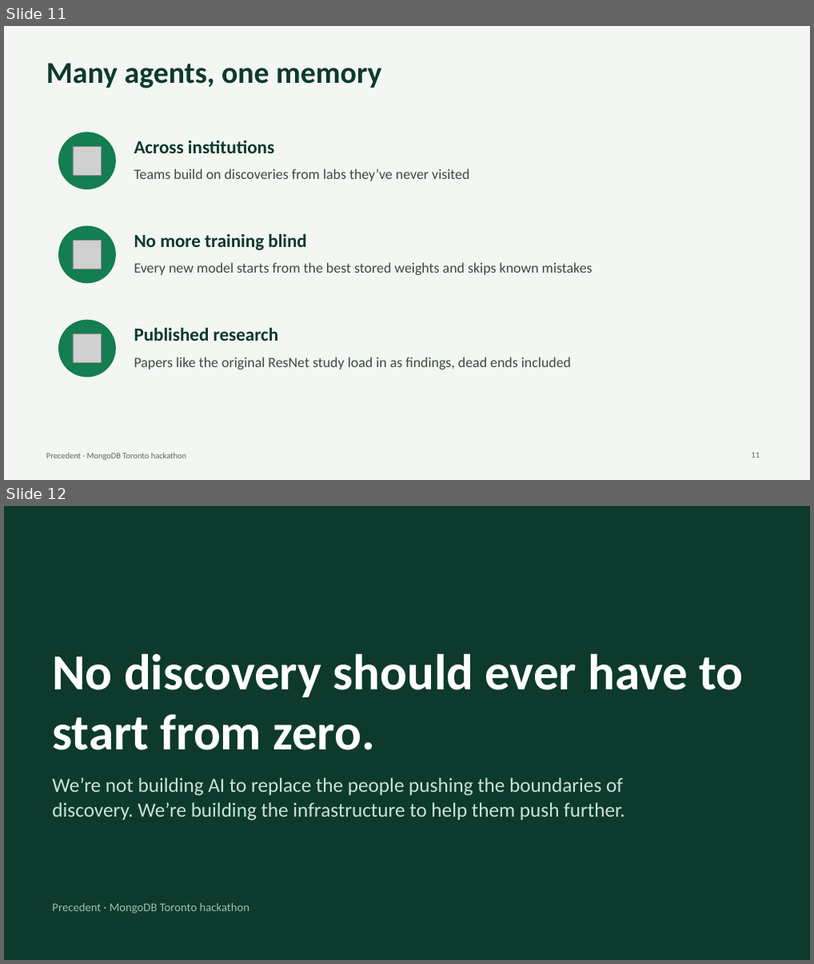
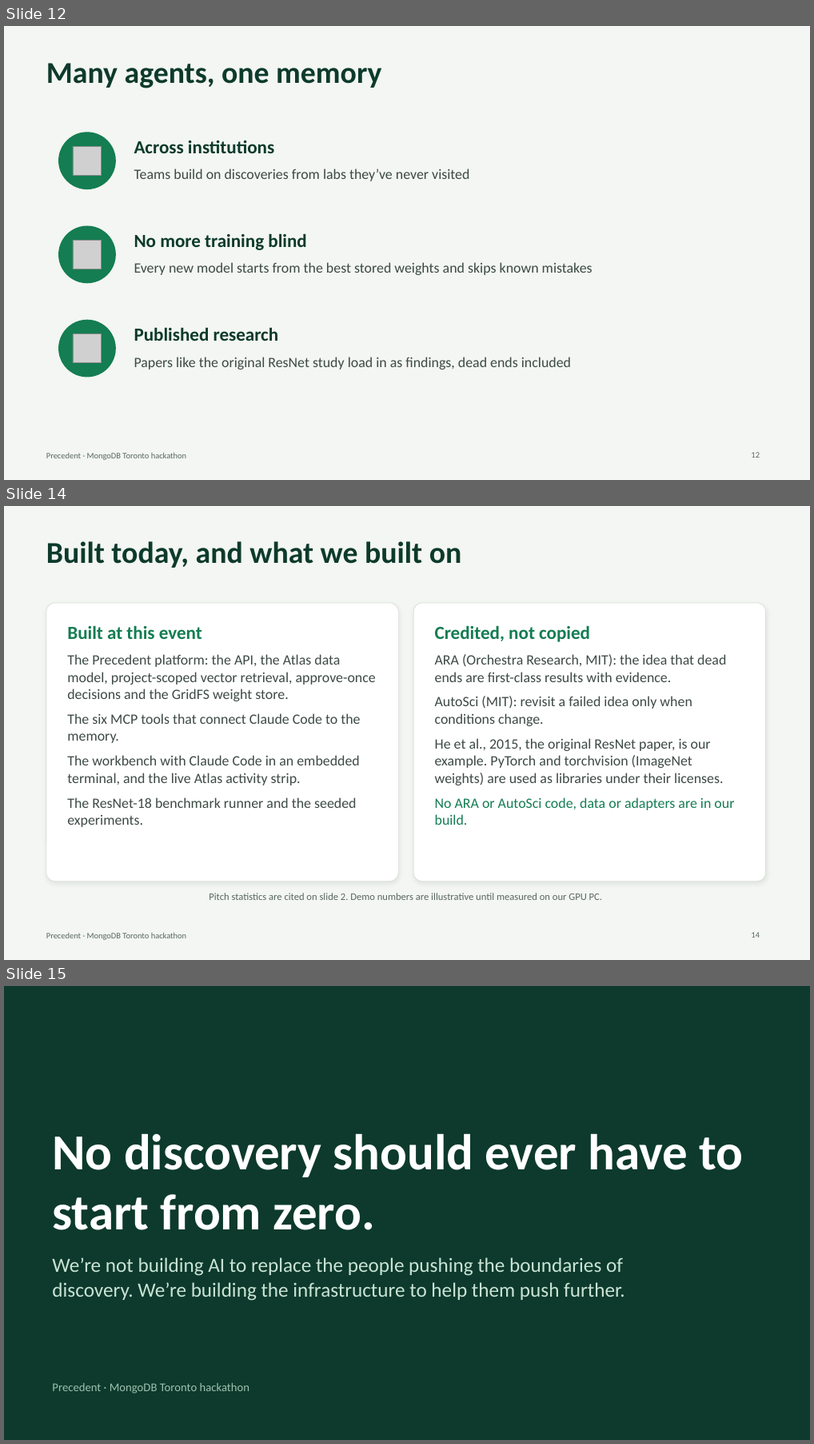
Before and after one commit to SalmaRoshdy-YG/Hackathon-project, a slide deck: docs/deck/precedent-deck.pptx. Shown one above the other, each under a label of ours: slides 11 and 12 before the commit, slides 12, 14 and 15 after it; the slides between them are not shown. The pictures are 814x964 and 814x1444 pixels, drawn with LibreOffice and Linux fonts; fonts in the diff are those of the drawing; grey boxes stand for pictures. Boxes give left, top, right and bottom in pixels: in the first picture for what was removed or moved away, otherwise in the second. Text is boxed around its words. In the diff, an @@ line names an element or a change of style, - is before the commit and + after.

```diff
--- a/docs/deck/precedent-deck.pptx
+++ b/docs/deck/precedent-deck.pptx
@@ slide 14 added at (4, 506, 810, 960), background #F3F6F2; not listed: 1 template element that a slide beside it also shows @@
@@ title added at (46, 541, 462, 568), 36 pt, text #0D3A2C, bold @@
+Built today, and what we built on
@@ rounded rectangle added at (46, 603, 399, 881), fill #FFFFFF, outline #DAE1D8 0.75 pt @@
@@ text added at (67, 625, 376, 827), 17 pt, text #3D4A44 @@
+Built at this event
+The Precedent platform: the API, the Atlas data model, project-scoped vector retrieval, approve-once decisions and the GridFS weight store.
+The six MCP tools that connect Claude Code to the memory.
+The workbench with Claude Code in an embedded terminal, and the live Atlas activity strip.
+The ResNet-18 benchmark runner and the seeded experiments.
@@ rounded rectangle added at (414, 603, 767, 881), fill #FFFFFF, outline #DAE1D8 0.75 pt @@
@@ text added at (435, 625, 734, 824), 17 pt, text #3D4A44 @@
+Credited, not copied
+ARA (Orchestra Research, MIT): the idea that dead ends are first-class results with evidence.
+AutoSci (MIT): revisit a failed idea only when conditions change.
+He et al., 2015, the original ResNet paper, is our example. PyTorch and torchvision (ImageNet weights) are used as libraries under their licenses.
+No ARA or AutoSci code, data or adapters are in our build.
@@ text added at (209, 892, 602, 900), 12 pt, text #5A6961 @@
+Pitch statistics are cited on slide 2. Demo numbers are illustrative until measured on our GPU PC.
@@ page number added at (751, 932, 760, 937), 10 pt, text #5A6961 @@
+14
@@ what was slide 11 is now slide 12 @@
@@ what was slide 12 is now slide 15 @@
```
Also in this commit, not shown: 2 other slides added.
